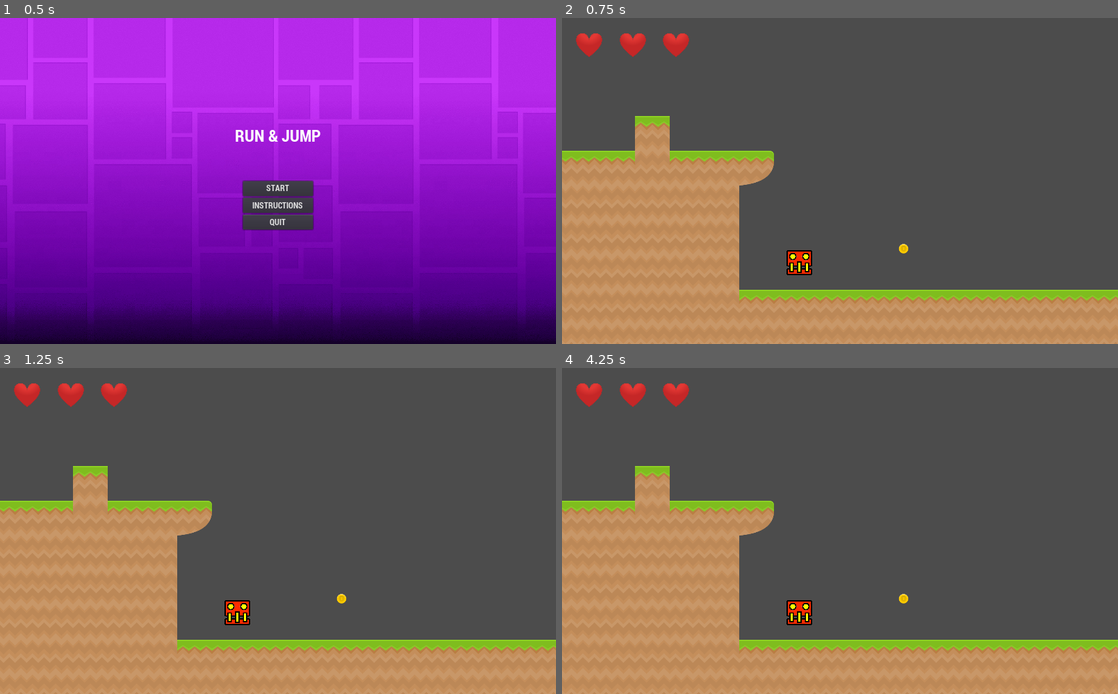
Above: before the commit, frames 1-4 (two rows, left to right).
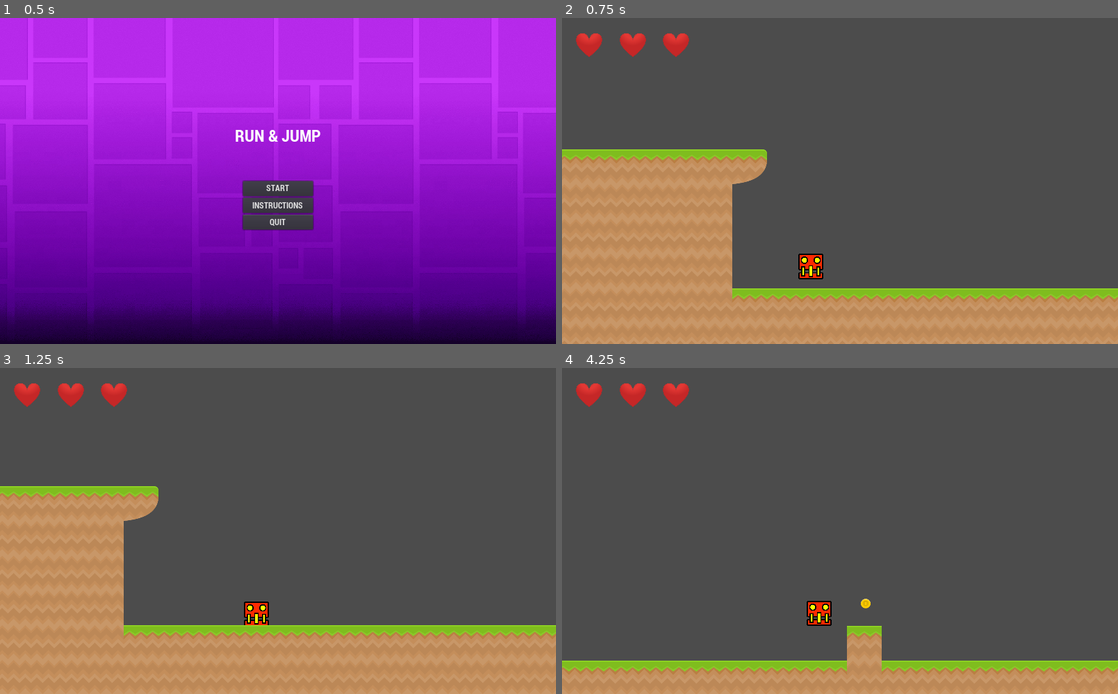
Above: after the commit, the same moments.

Repository: BianchiniMaxi/Programacion-de-Videojuegos-3--Bianchini-Maxi
Game: Godot game, scene res://Scenes/Menu.tscn
Same seed, same stepped clock (60 frames per second), same inputs: the game is played once before the commit and once after it.
Inputs:
- Up to frame 1 (0.5 s): no input
- Up to frame 2 (0.75 s): click "START" at 0.5 s
- Up to frame 3 (1.25 s): no input
- Up to frame 4 (4.25 s): tap Space (ui_jump) at 1.35, 1.52, 1.82, 2.1, 2.27, 2.57, 2.85, 3.6, 3.77, 4.07 s

Frame 1 is identical in both runs. In frame 2, 3.4% of the frame differs, in the area x 0-100%, y 30-88%; in frame 3, 12%; in frame 4, 25%, in the area x 0-100%, y 30-95%.
Error before the commit: Parse Error: Error parsing expression, misplaced: ':' (res://Sripts/Jugador.gd:66)

Commit message:
Something change in level

Diff:
--- a/MyProyectGodot/Scenes/Nivel 1.tscn
+++ b/MyProyectGodot/Scenes/Nivel 1.tscn
@@ -426,7 +426,7 @@
 [node name="TileMap" type="TileMap" parent="Mapa" groups=["Mapa"]]
 tile_set = SubResource( 36 )
 format = 1
-tile_data = PoolIntArray( -917282, 2, 0, -917280, 2, 0, -917278, 2, 0, -917276, 2, 0, -917274, 2, 0, -917272, 2, 0, -917270, 2, 0, -786210, 1, 0, -786208, 1, 0, -786206, 1, 0, -786204, 1, 0, -786202, 1, 0, -786200, 1, 0, -786198, 1, 0, -589828, 2, 0, -655174, 2, 0, -655138, 1, 0, -655136, 1, 0, -655134, 1, 0, -655132, 1, 0, -655130, 1, 0, -655128, 1, 0, -655126, 1, 0, -458764, 2, 0, -458762, 2, 0, -458760, 2, 0, -458758, 2, 0, -458756, 1, 0, -458754, 2, 0, -524288, 2, 0, -5242 …(6556 unchanged characters)…
+tile_data = PoolIntArray( -917286, 15, 0, -917284, 2, 0, -917282, 2, 0, -917280, 2, 0, -917278, 2, 0, -917276, 2, 0, -917274, 2, 0, -917272, 2, 0, -917270, 2, 0, -786210, 1, 0, -786208, 1, 0, -786206, 1, 0, -786204, 1, 0, -786202, 1, 0, -786200, 1, 0, -786198, 1, 0, -655174, 2, 0, -655138, 1, 0, -655136, 1, 0, -655134, 1, 0, -655132, 1, 0, -655130, 1, 0, -655128, 1, 0, -655126, 1, 0, -458764, 2, 0, -458762, 2, 0, -458760, 2, 0, -458758, 2, 0, -458756, 2, 0, -458754, 2, 0, -524288, 2, 0, -5242 …(6556 unchanged characters)…
 
 [node name="Jugador" type="KinematicBody2D" parent="." groups=["Jugador"]]
 position = Vector2( 350, -100 )
@@ -479,13 +479,162 @@
 
 [node name="Pinches" type="Node" parent="."]
 
-[node name="Pinche9" type="Area2D" parent="Pinches" groups=["Pinches"]]
-position = Vector2( 6784, -564 )
+[node name="Pinche" type="Area2D" parent="Pinches" groups=["Pinches"]]
+position = Vector2( 4619, -52 )
 scale = Vector2( 1.8, 1.5 )
 script = ExtResource( 1 )
-__meta__ = {
-"_edit_lock_": true
-}
+
+[node name="Pinches" type="Sprite" parent="Pinches/Pinche"]
+texture = ExtResource( 11 )
+__meta__ = {
+"_edit_lock_": true
+}
+
+[node name="CollisionShape2D" type="CollisionShape2D" parent="Pinches/Pinche"]
+position = Vector2( 0, 16.75 )
+scale = Vector2( 1, 2 )
+shape = SubResource( 37 )
+__meta__ = {
+"_edit_lock_": true
+}
+
+[node name="Pinche2" type="Area2D" parent="Pinches" groups=["Pinches"]]
+position = Vector2( 5113, -53 )
+scale = Vector2( 1.8, 1.5 )
+script = ExtResource( 1 )
+
+[node name="Pinches" type="Sprite" parent="Pinches/Pinche2"]
+texture = ExtResource( 11 )
+__meta__ = {
+"_edit_lock_": true
+}
+
+[node name="CollisionShape2D" type="CollisionShape2D" parent="Pinches/Pinche2"]
+position = Vector2( 0, 16.75 )
+scale = Vector2( 1, 2 )
+shape = SubResource( 37 )
+__meta__ = {
+"_edit_lock_": true
+}
+
+[node name="Pinche3" type="Area2D" parent="Pinches" groups=["Pinches"]]
+position = Vector2( 5903, -52 )
+scale = Vector2( 1.8, 1.5 )
+script = ExtResource( 1 )
+
+[node name="Pinches" type="Sprite" parent="Pinches/Pinche3"]
+texture = ExtResource( 11 )
+__meta__ = {
+"_edit_lock_": true
+}
+
+[node name="CollisionShape2D" type="CollisionShape2D" parent="Pinches/Pinche3"]
+position = Vector2( 0, 16.75 )
+scale = Vector2( 1, 2 )
+shape = SubResource( 37 )
+__meta__ = {
+"_edit_lock_": true
+}
+
+[node name="Pinche4" type="Area2D" parent="Pinches" groups=["Pinches"]]
+position = Vector2( 6664, -52 )
+scale = Vector2( 1.8, 1.5 )
+script = ExtResource( 1 )
+
+[node name="Pinches" type="Sprite" parent="Pinches/Pinche4"]
+texture = ExtResource( 11 )
+__meta__ = {
+"_edit_lock_": true
+}
+
+[node name="CollisionShape2D" type="CollisionShape2D" parent="Pinches/Pinche4"]
+position = Vector2( 0, 16.75 )
+scale = Vector2( 1, 2 )
+shape = SubResource( 37 )
+__meta__ = {
+"_edit_lock_": true
+}
+
+[node name="Pinche5" type="Area2D" parent="Pinches" groups=["Pinches"]]
+position = Vector2( 9506, -51 )
+scale = Vector2( 1.8, 1.5 )
+script = ExtResource( 1 )
+
+[node name="Pinches" type="Sprite" parent="Pinches/Pinche5"]
+texture = ExtResource( 11 )
+__meta__ = {
+"_edit_lock_": true
+}
+
+[node name="CollisionShape2D" type="CollisionShape2D" parent="Pinches/Pinche5"]
+position = Vector2( 0, 16.75 )
+scale = Vector2( 1, 2 )
+shape = SubResource( 37 )
+__meta__ = {
+"_edit_lock_": true
+}
+
+[node name="Pinche6" type="Area2D" parent="Pinches" groups=["Pinches"]]
+position = Vector2( 9944, -50 )
+scale = Vector2( 1.8, 1.5 )
+script = ExtResource( 1 )
+
+[node name="Pinches" type="Sprite" parent="Pinches/Pinche6"]
+texture = ExtResource( 11 )
+__meta__ = {
+"_edit_lock_": true
+}
+
+[node name="CollisionShape2D" type="CollisionShape2D" parent="Pinches/Pinche6"]
+position = Vector2( 0, 16.75 )
+scale = Vector2( 1, 2 )
+shape = SubResource( 37 )
+__meta__ = {
+"_edit_lock_": true
+}
+
+[node name="Pinche7" type="Area2D" parent="Pinches" groups=["Pinches"]]
+position = Vector2( 12621, -53 )
+scale = Vector2( 1.8, 1.5 )
+script = ExtResource( 1 )
+
+[node name="Pinches" type="Sprite" parent="Pinches/Pinche7"]
+texture = ExtResource( 11 )
+__meta__ = {
+"_edit_lock_": true
+}
+
+[node name="CollisionShape2D" type="CollisionShape2D" parent="Pinches/Pinche7"]
+position = Vector2( 0, 16.75 )
+scale = Vector2( 1, 2 )
+shape = SubResource( 37 )
+__meta__ = {
+"_edit_lock_": true
+}
+
+[node name="Pinche8" type="Area2D" parent="Pinches" groups=["Pinches"]]
+position = Vector2( 13046, -50 )
+scale = Vector2( 1.8, 1.5 )
+script = ExtResource( 1 )
+
+[node name="Pinches" type="Sprite" parent="Pinches/Pinche8"]
+texture = ExtResource( 11 )
+__meta__ = {
+"_edit_lock_": true
+}
+
+[node name="CollisionShape2D" type="CollisionShape2D" parent="Pinches/Pinche8"]
+position = Vector2( 0, 16.75 )
+scale = Vector2( 1, 2 )
+shape = SubResource( 37 )
+__meta__ = {
+"_edit_lock_": true
+}
+
+[node name="Pinche9" type="Area2D" parent="Pinches" groups=["Pinches"]]
+position = Vector2( 13478, -56 )
+scale = Vector2( 1.8, 1.5 )
+script = ExtResource( 1 )
 
 [node name="Pinches" type="Sprite" parent="Pinches/Pinche9"]
 texture = ExtResource( 11 )
@@ -504,11 +653,8 @@
 [node name="Monedas" type="Node" parent="."]
 
 [node name="Moneda" type="Area2D" parent="Monedas" groups=["Monedas"]]
-position = Vector2( 734, -151 )
+position = Vector2( 1988, -211 )
 script = ExtResource( 5 )
-__meta__ = {
-"_edit_lock_": true
-}
 
 [node name="Sprite" type="Sprite" parent="Monedas/Moneda"]
 texture = ExtResource( 6 )
@@ -523,7 +669,7 @@
 }
 
 [node name="Moneda2" type="Area2D" parent="Monedas" groups=["Monedas"]]
-position = Vector2( 2404, -234 )
+position = Vector2( 3004, -450 )
 script = ExtResource( 5 )
 
 [node name="Sprite" type="Sprite" parent="Monedas/Moneda2"]
@@ -533,6 +679,70 @@
 }
 
 [node name="CollisionPolygon2D" type="CollisionPolygon2D" parent="Monedas/Moneda2"]
+polygon = PoolVector2Array( -7, -15, -14, -10, -18, -2, -17, 8, -9, 17, 1, 19, 8, 17, 12, 14, 17, 6, 17, -4, 14, -10, 8, -15, 1, -16 )
+__meta__ = {
+"_edit_lock_": true
+}
+
+[node name="Moneda3" type="Area2D" parent="Monedas" groups=["Monedas"]]
+position = Vector2( 4029, -595 )
+script = ExtResource( 5 )
+
+[node name="Sprite" type="Sprite" parent="Monedas/Moneda3"]
+texture = ExtResource( 6 )
+__meta__ = {
+"_edit_lock_": true
+}
+
+[node name="CollisionPolygon2D" type="CollisionPolygon2D" parent="Monedas/Moneda3"]
+polygon = PoolVector2Array( -7, -15, -14, -10, -18, -2, -17, 8, -9, 17, 1, 19, 8, 17, 12, 14, 17, 6, 17, -4, 14, -10, 8, -15, 1, -16 )
+__meta__ = {
+"_edit_lock_": true
+}
+
+[node name="Moneda4" type="Area2D" parent="Monedas" groups=["Monedas"]]
+position = Vector2( 6264, -99 )
+script = ExtResource( 5 )
+
+[node name="Sprite" type="Sprite" parent="Monedas/Moneda4"]
+texture = ExtResource( 6 )
+__meta__ = {
+"_edit_lock_": true
+}
+
+[node name="CollisionPolygon2D" type="CollisionPolygon2D" parent="Monedas/Moneda4"]
+polygon = PoolVector2Array( -7, -15, -14, -10, -18, -2, -17, 8, -9, 17, 1, 19, 8, 17, 12, 14, 17, 6, 17, -4, 14, -10, 8, -15, 1, -16 )
+__meta__ = {
+"_edit_lock_": true
+}
+
+[node name="Moneda5" type="Area2D" parent="Monedas" groups=["Monedas"]]
+position = Vector2( 8121, -331 )
+script = ExtResource( 5 )
+
+[node name="Sprite" type="Sprite" parent="Monedas/Moneda5"]
+texture = ExtResource( 6 )
+__meta__ = {
+"_edit_lock_": true
+}
+
+[node name="CollisionPolygon2D" type="CollisionPolygon2D" parent="Monedas/Moneda5"]
+polygon = PoolVector2Array( -7, -15, -14, -10, -18, -2, -17, 8, -9, 17, 1, 19, 8, 17, 12, 14, 17, 6, 17, -4, 14, -10, 8, -15, 1, -16 )
+__meta__ = {
+"_edit_lock_": true
+}
+
+[node name="Moneda6" type="Area2D" parent="Monedas" groups=["Monedas"]]
+position = Vector2( 9724, -207 )
+script = ExtResource( 5 )
+
+[node name="Sprite" type="Sprite" parent="Monedas/Moneda6"]
+texture = ExtResource( 6 )
+__meta__ = {
+"_edit_lock_": true
+}
+
+[node name="CollisionPolygon2D" type="CollisionPolygon2D" parent="Monedas/Moneda6"]
 polygon = PoolVector2Array( -7, -15, -14, -10, -18, -2, -17, 8, -9, 17, 1, 19, 8, 17, 12, 14, 17, 6, 17, -4, 14, -10, 8, -15, 1, -16 )
 __meta__ = {
 "_edit_lock_": true
@@ -652,9 +862,21 @@
 
 [connection signal="body_entered" from="Jugador/Collision Cuerpo" to="Jugador" method="_on_Collision_Cuerpo_body_entered"]
 [connection signal="body_entered" from="Bandera Final" to="." method="_on_Bandera_Final_body_entered"]
+[connection signal="body_entered" from="Pinches/Pinche" to="Pinches/Pinche" method="_on_Pinche_body_entered"]
+[connection signal="body_entered" from="Pinches/Pinche2" to="Pinches/Pinche2" method="_on_Pinche_body_entered"]
+[connection signal="body_entered" from="Pinches/Pinche3" to="Pinches/Pinche3" method="_on_Pinche_body_entered"]
+[connection signal="body_entered" from="Pinches/Pinche4" to="Pinches/Pinche4" method="_on_Pinche_body_entered"]
+[connection signal="body_entered" from="Pinches/Pinche5" to="Pinches/Pinche5" method="_on_Pinche_body_entered"]
+[connection signal="body_entered" from="Pinches/Pinche6" to="Pinches/Pinche6" method="_on_Pinche_body_entered"]
+[connection signal="body_entered" from="Pinches/Pinche7" to="Pinches/Pinche7" method="_on_Pinche_body_entered"]
+[connection signal="body_entered" from="Pinches/Pinche8" to="Pinches/Pinche8" method="_on_Pinche_body_entered"]
 [connection signal="body_entered" from="Pinches/Pinche9" to="Pinches/Pinche9" method="_on_Pinche_body_entered"]
 [connection signal="body_entered" from="Monedas/Moneda" to="Monedas/Moneda" method="_on_Moneda_body_entered"]
 [connection signal="body_entered" from="Monedas/Moneda2" to="Monedas/Moneda2" method="_on_Moneda_body_entered"]
+[connection signal="body_entered" from="Monedas/Moneda3" to="Monedas/Moneda3" method="_on_Moneda_body_entered"]
+[connection signal="body_entered" from="Monedas/Moneda4" to="Monedas/Moneda4" method="_on_Moneda_body_entered"]
+[connection signal="body_entered" from="Monedas/Moneda5" to="Monedas/Moneda5" method="_on_Moneda_body_entered"]
+[connection signal="body_entered" from="Monedas/Moneda6" to="Monedas/Moneda6" method="_on_Moneda_body_entered"]
 [connection signal="pressed" from="POP UPs/PopupPanel/Panel/TituloGanar/Boton Siguiente" to="." method="_on_Boton_Siguiente_pressed"]
 [connection signal="pressed" from="POP UPs/PopupPanel/Panel/TituloPerder/Container/Boton Reiniciar" to="." method="_on_Boton_Reiniciar_pressed"]
 [connection signal="pressed" from="POP UPs/PopupPanel/Panel/TituloPerder/Container/Boton Menu" to="." method="_on_Boton_Menu_pressed"]
--- a/MyProyectGodot/Sripts/Jugador.gd
+++ b/MyProyectGodot/Sripts/Jugador.gd
@@ -27,6 +27,7 @@
 
 	if Input.is_action_just_pressed("ui_jump"):
 		if is_on_floor():
+			gravedad = 1300
 			velocidad.y = fuerza_salto
 			salto = true
 
@@ -60,11 +61,14 @@
 
 	get_input()
 
+	if salto && velocidad.y >= 0:
+		gravedad = 2500
+		salto = false
+
+	print (velocidad.y)
+
 	if position.y > 300:
 		posicion_inicial()
-
-	if salto && :
-
 
 	if muerto == true:
 		tiempo_puede_morir = 0
--- a/MyProyectGodot/project.godot
+++ b/MyProyectGodot/project.godot
@@ -17,7 +17,6 @@
 [display]
 
 window/size/resizable=false
-window/size/fullscreen=true
 window/stretch/mode="2d"
 
 [global]
@@ -25,6 +24,8 @@
 input=false
 Full=false
 Screen=false
+Fullscren=false
+Fullscreen=false
 
 [input]
 
